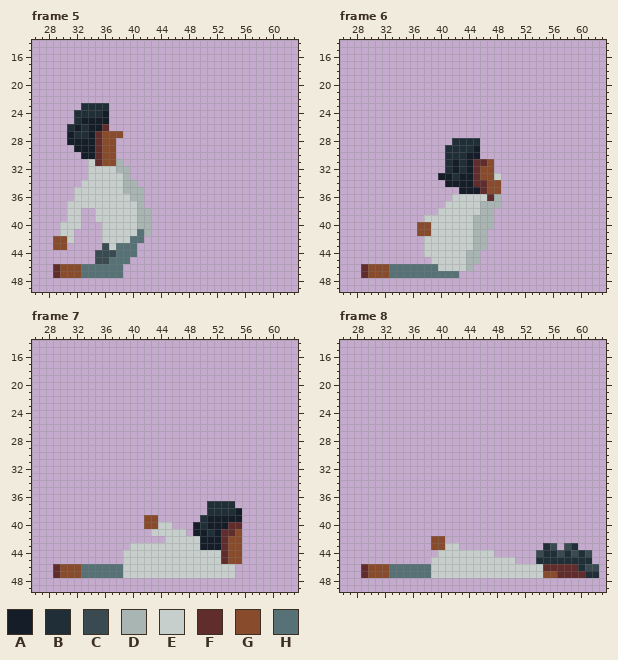
A pixel-art file gets an edit: Assets/Sprites/Player/mc_death.aseprite. The picture above is the old version.
64x64 pixels, 9 frames. Shown: frame 5: x 26..63, y 14..49; frame 6: x 26..63, y 14..49; frame 7: x 26..63, y 14..49; frame 8: x 26..63, y 14..49. The commit also changed other frames, which this record leaves out.
Palette (. is transparent): A #151d28  B #202e37  C #394a50  D #a8b5b2  E #c7cfcc  F #602c2c  G #884b2b  H #577277
The same view after the edit:
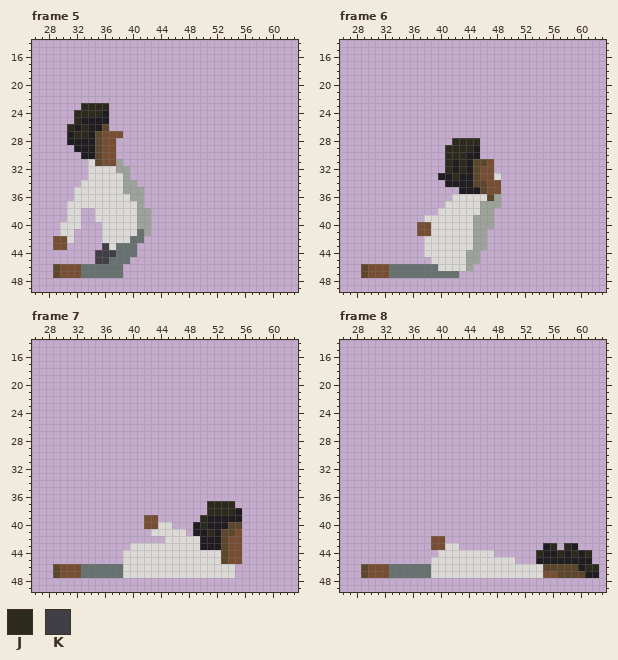
Colours new in this view: J #2b2a1d  K #3f3f45
Change:
colour A: #151d28 -> #1f1d1f
colour D: #a8b5b2 -> #9da29b
colour E: #c7cfcc -> #dcdad7
colour F: #602c2c -> #5c462c
colour G: #884b2b -> #774e33
colour H: #577277 -> #667170
Changed rows in their new state; - is a pixel that keeps its letter.
Frame 5, layers "Head", "Legs":
first column x 31:
23 --JJJJ
24 -JJJJ-
25 -J----
26 J-J---
27 -JJ---
first column x 35:
43 -K-
44 KKK
45 KK-
Frame 6, layer "Head":
first column x 41:
28 -JJJJ
29 JJJJ-
30 JJJ--
31 J-J--
32 J-J--
33 -J---
Frame 7, layer "Head":
first column x 50:
37 -JJJJ
38 -JJJJ
39 J----
40 J----
41 -J---
Frame 8, layer "Head":
first column x 54:
43 -AJ-JA---
44 JAAJAJAJ-
45 AAAAAAAA-
46 ------AJJ
47 -------AA
